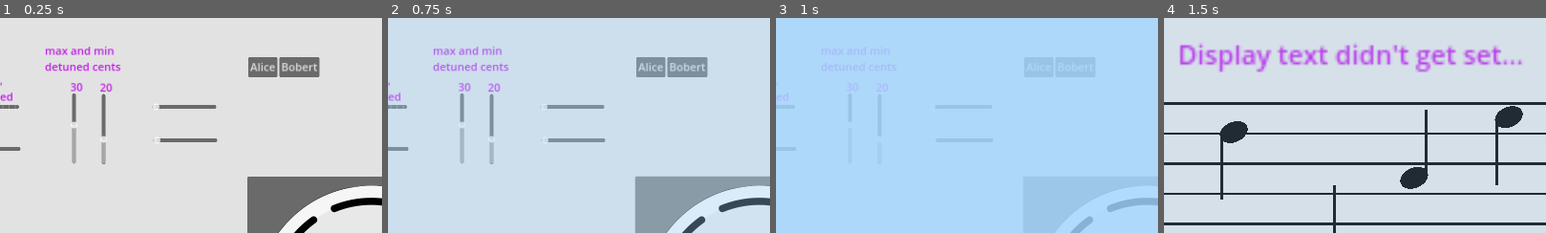
Above: before the commit, frames 1-4 (left to right).
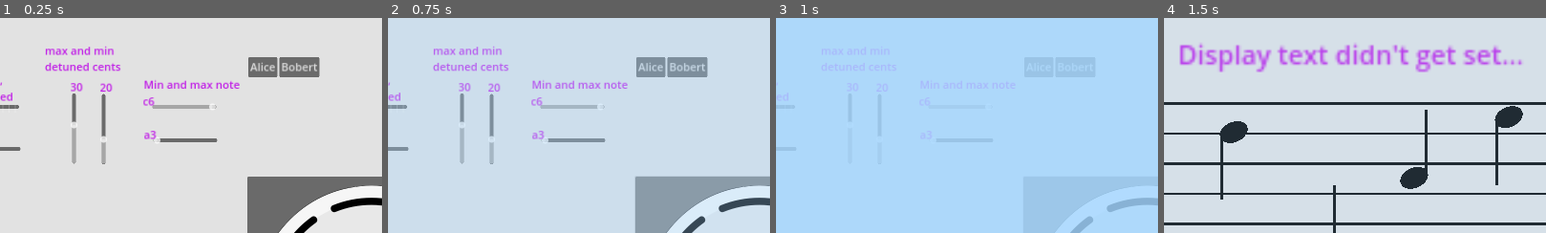
Above: after the commit, the same moments.

Repository: Sniggiho/COMP225-Reluna
Game: Godot game, scene res://Scenes/FreeplaySettingsMenu/FreeplaySettingsMenu.tscn
Same seed, same stepped clock (60 frames per second), same inputs: the game is played once before the commit and once after it. This scene is started directly instead of the project's main scene.
Inputs (mouse positions are % of the whole screen's width and height, from its top left):
- Up to frame 1 (0.25 s): no input
- Up to frame 2 (0.75 s): click (74, 66) at 0.5 s
- Up to frame 3 (1 s): no input
- Up to frame 4 (1.5 s): click (49, 76) at 1.25 s
The pictures show only the part of the screen within x 26-76%, y 0-50%; the shares and areas given below are measured in that part.

The runs differ from the first frame. In frame 1, 1.0% of the frame differs, in the area x 37-63%, y 28-57%; in frame 2, 0.9%; in frame 3, 0.1%; in frame 4, nothing differs.

Commit message:
Started adding min and max note

Diff:
--- a/Project/Scenes/FreeplaySettingsMenu/FreeplaySettingsMenu.gd
+++ b/Project/Scenes/FreeplaySettingsMenu/FreeplaySettingsMenu.gd
@@ -13,5 +13,8 @@
 	return possibleNotes
 
 
+func _ready():
+	print(generatePossibleNotes())
+
 func _on_button_pressed():
 	SceneTransition.change_scene("res://Scenes/firstScene.tscn")
--- a/Project/Scenes/FreeplaySettingsMenu/FreeplaySettingsMenu.tscn
+++ b/Project/Scenes/FreeplaySettingsMenu/FreeplaySettingsMenu.tscn
@@ -8,6 +8,8 @@
 [ext_resource type="Script" path="res://Scenes/FreeplaySettingsMenu/MinDetuneCents.gd" id="6_pf2lm"]
 [ext_resource type="Theme" uid="uid://dhkx10rwrne4u" path="res://projectTheme.tres" id="7_adwbt"]
 [ext_resource type="Texture2D" uid="uid://b8vml561x4g7f" path="res://TempImage/cartoonPlayButton.png" id="7_u3omm"]
+[ext_resource type="Script" path="res://Scenes/FreeplaySettingsMenu/MinNote.gd" id="9_vy4th"]
+[ext_resource type="Script" path="res://Scenes/FreeplaySettingsMenu/MaxNote.gd" id="10_dyvte"]
 
 [node name="FreeplaySettingsMenu" type="Node2D"]
 script = ExtResource("1_qg26p")
@@ -106,12 +108,21 @@
 offset_top = 248.0
 offset_right = 869.0
 offset_bottom = 264.0
+script = ExtResource("9_vy4th")
 
 [node name="MaxNote" type="HSlider" parent="."]
 offset_left = 733.0
 offset_top = 178.0
 offset_right = 867.0
 offset_bottom = 194.0
+script = ExtResource("10_dyvte")
+
+[node name="RichTextLabel" type="RichTextLabel" parent="."]
+offset_left = 715.0
+offset_top = 123.0
+offset_right = 984.0
+offset_bottom = 163.0
+text = "Min and max note"
 
 [connection signal="item_selected" from="DetuneDirection" to="DetuneDirection" method="_on_item_selected"]
 [connection signal="drag_ended" from="NumNotes" to="NumDetuned" method="_on_num_notes_drag_ended"]
@@ -122,3 +133,5 @@
 [connection signal="value_changed" from="MaxDetuneCents" to="MinDetuneCents" method="_on_max_detune_cents_value_changed"]
 [connection signal="value_changed" from="MinDetuneCents" to="MinDetuneCents" method="_on_value_changed"]
 [connection signal="pressed" from="Button" to="." method="_on_button_pressed"]
+[connection signal="value_changed" from="MinNote" to="MinNote" method="_on_value_changed"]
+[connection signal="value_changed" from="MaxNote" to="MaxNote" method="_on_value_changed"]
--- /dev/null
+++ b/Project/Scenes/FreeplaySettingsMenu/MaxNote.gd
@@ -0,0 +1,32 @@
+extends HSlider
+
+var text : RichTextLabel = RichTextLabel.new()
+
+var notes : Array = ["c3", "c-3", "d3", "d-3", "e3", "f3", "f-3", "g3", "g-3", "a3", "a-3", "b3",
+					 "c4", "c-4", "d4", "d-4", "e4", "f4", "f-4", "g4", "g-4", "a4", "a-4", "b4",
+					 "c5", "c-5", "d5", "d-5", "e5", "f5", "f-5", "g5", "g-5", "a5", "a-5", "b5",
+					 "c6"]
+
+var noteMinIndex : int = 9
+var noteMaxIndex : int = 36
+
+var currNoteMin : int = 9
+
+# Called when the node enters the scene tree for the first time.
+func _ready():
+	min_value = noteMinIndex
+	max_value = noteMaxIndex
+
+	value = max_value
+
+	text.text = notes[value]
+	text.position = Vector2(-20, -20)
+	text.mouse_filter = Control.MOUSE_FILTER_IGNORE
+	text.size = Vector2(100, 100)
+	add_child(text)
+
+
+# PASSED FROM SELF
+func _on_value_changed(passedValue):
+	text.text = notes[value]
+	pass
--- /dev/null
+++ b/Project/Scenes/FreeplaySettingsMenu/MinNote.gd
@@ -0,0 +1,33 @@
+extends HSlider
+
+var text : RichTextLabel = RichTextLabel.new()
+
+var notes : Array = ["c3", "c-3", "d3", "d-3", "e3", "f3", "f-3", "g3", "g-3", "a3", "a-3", "b3",
+					 "c4", "c-4", "d4", "d-4", "e4", "f4", "f-4", "g4", "g-4", "a4", "a-4", "b4",
+					 "c5", "c-5", "d5", "d-5", "e5", "f5", "f-5", "g5", "g-5", "a5", "a-5", "b5",
+					 "c6"]
+
+var noteMinIndex : int = 9
+var noteMaxIndex : int = 36
+
+
+
+# Called when the node enters the scene tree for the first time.
+func _ready():
+	min_value = noteMinIndex
+	max_value = noteMaxIndex
+
+	value = min_value
+
+	text.text = notes[value]
+	text.position = Vector2(-20, -20)
+	text.mouse_filter = Control.MOUSE_FILTER_IGNORE
+	text.size = Vector2(100, 100)
+	add_child(text)
+
+
+
+# PASSED FROM SELF
+func _on_value_changed(passedValue):
+	text.text = notes[value]
+	pass # Replace with function body.
Not shown: 1 places in Project/Scenes/FreeplaySettingsMenu/FreeplaySettingsMenu.tscn that only renumber resources
